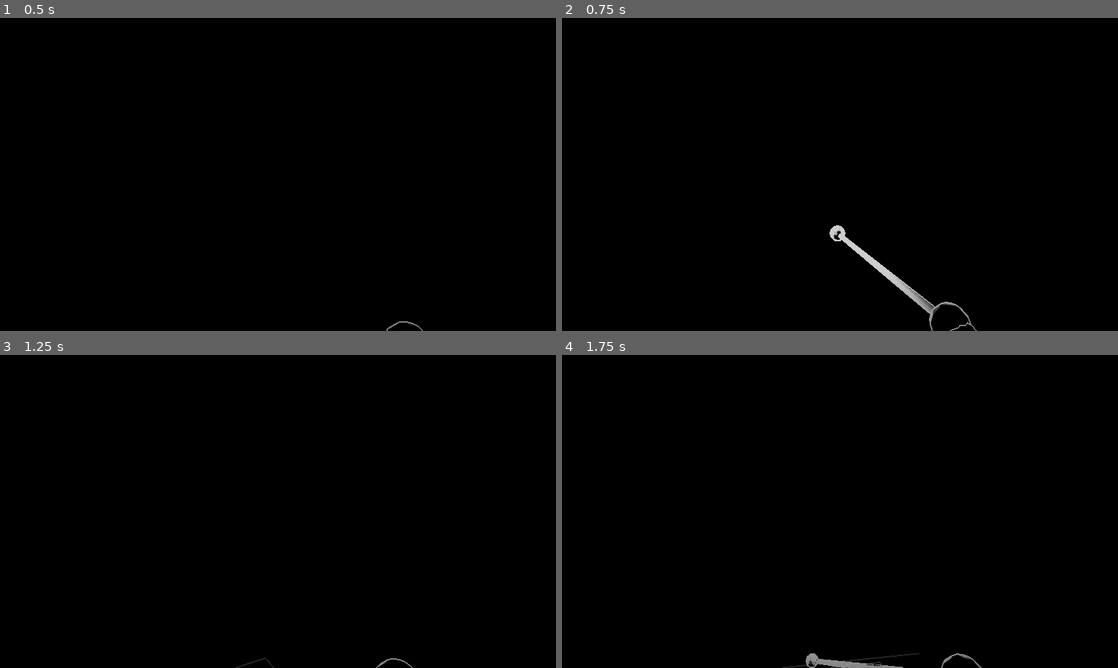
Above: before the commit, frames 1-4 (two rows, left to right).
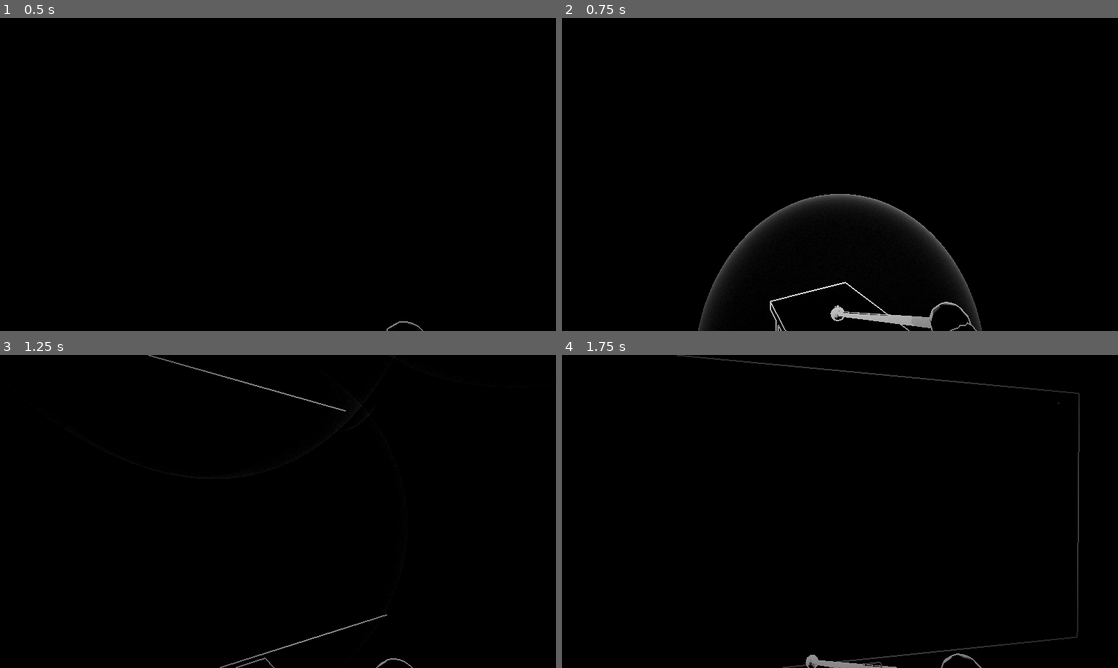
Above: after the commit, the same moments.

Repository: cleveralbatraoz/unseeing
Game: Godot game, scene res://scenes/main.tscn
Two runs of this game, one before a commit and one after it. Both use one fixed random seed, a clock stepped at 60 frames per second and the inputs below.
Inputs (mouse positions are in pixels of both pictures, inside the frame that each line leads up to):
- Up to frame 1 (0.5 s): no input
- Up to frame 2 (0.75 s): tap Enter at 0.5 s; move the mouse to (867, 174) at 0.52 s; hold W (move_forward) from 0.53 s (still down); click (867, 174) at 0.6 s
- Up to frame 3 (1.25 s): keep holding W (move_forward)
- Up to frame 4 (1.75 s): keep holding W (move_forward); move the mouse to (812, 511) at 1.27 s; click (812, 511) at 1.35 s

Frame 1 is identical in both runs. In frame 2, 3.4% of the frame differs, in the area x 24-76%, y 56-100%; in frame 3, 0.3%; in frame 4, 0.8%.

Commit message:
Cane rests on surfaces and taps what it touches; honest echo shadows
The cane tip now settles onto whatever surface it reaches — floor,
tabletop, chair seat — via a shared physics helper (reach forward,
shortened by walls at cane height, then drop to the first support), so
it visibly lies ON furniture instead of truncating at edges. Tapping
strikes the aimed point when the gaze ray connects, otherwise it taps
whatever the cane is resting on — no precision aiming needed to sound
out a table. Reflections now sample only the hemisphere in front of the
struck surface, cast from just off it: rays no longer start inside the
collider and leak echoes into the acoustic shadow. Performance: echoes
and footsteps expire much sooner (both shaders loop live slots per
pixel) and echo caps are tighter.

Diff:
--- a/game/scripts/hero_body.gd
+++ b/game/scripts/hero_body.gd
@@ -88,28 +88,16 @@
 	var hand: Vector3 = v2w.call(0.30 + bx, -0.40 + by - 0.03 * thrust, 0.55 + 0.16 * thrust)
 	var elbow: Vector3 = v2w.call(0.48 + bx * 0.5, -0.64 + by * 0.5, 0.26)
 
-	# rest tip: on the ground ahead (body yaw + sweep), never through a wall
-	var fw := -player.global_transform.basis.z
-	var dir := Vector3(fw.x, 0, fw.z).normalized().rotated(Vector3.UP, _cane_swing * (1.0 - thrust))
-	var from := player.global_position
-	var query := PhysicsRayQueryParameters3D.create(
-		Vector3(from.x, EYE, from.z), Vector3(from.x, EYE, from.z) + dir * 3.4)
-	var hit := player.get_world_3d().direct_space_state.intersect_ray(query)
-	var wall_d := 3.4
-	if hit:
-		wall_d = (hit.position - Vector3(from.x, EYE, from.z)).length()
-	var reach := minf(1.7, wall_d - 0.06)
+	# rest: the tip lies on whatever surface the cane reaches — floor, table,
+	# chair seat — via the shared physics helper; a small hover animates the
+	# sweep so the tip touches down at the extremes like real technique
+	var rest: Dictionary = player.cane_tip_rest(_cane_swing * (1.0 - thrust))
+	var rest_tip: Vector3 = rest.tip
 	var moving := _walk_amp > 0.5
 	var lift := maxf(0.0, 1.0 - absf(_cane_swing) / 0.26) if moving else 0.3
-	var rest_tip := Vector3(from.x + dir.x * reach, 0.03 + 0.14 * lift * (1.0 - thrust), from.z + dir.z * reach)
+	rest_tip.y += 0.12 * lift * (1.0 - thrust)
 	var target: Vector3 = player.tap_target
 	var tip := rest_tip.lerp(target, clampf(thrust, 0.0, 1.0))
-	# the cane is a physical object: clamp the shaft against whatever it
-	# actually touches — tables, chairs, walls — at any height
-	var shaft_q := PhysicsRayQueryParameters3D.create(hand, tip)
-	var shaft_hit := player.get_world_3d().direct_space_state.intersect_ray(shaft_q)
-	if shaft_hit:
-		tip = shaft_hit.position - (tip - hand).normalized() * 0.03
 
 	_cane_mesh.clear_surfaces()
 	_cane_mesh.surface_begin(Mesh.PRIMITIVE_TRIANGLES)
@@ -164,7 +152,7 @@
 	var shoe: Vector3 = _shoe[0 if _step_side < 0 else 1]
 	# footsteps reflect too, weakly — walking quietly sketches what is near
 	pulses.emit_reflecting(2, Vector3(shoe.x, 0.04, shoe.z), 1.6, 4.0, 0.8, now,
-			player.get_world_3d().direct_space_state, 4)
+			player.get_world_3d().direct_space_state, 2, Vector3.UP)
 	_step_side = -_step_side
 	_step_t = 0.42
 
--- a/game/scripts/main.gd
+++ b/game/scripts/main.gd
@@ -95,7 +95,7 @@
 		return
 	_demo_next = now + 4.0   # repeat, so any screenshot timing catches a wave
 	pulses.emit_reflecting(0, Vector3(6.4, 0.8, 4.0), 6.0, 5.5, 1.0, now,
-			player.get_world_3d().direct_space_state, 8)
+			player.get_world_3d().direct_space_state, 8, Vector3(-1, 0, 0))
 
 ## The "hearing" pass: a fullscreen quad glued to the camera. It edge-detects
 ## the data the world pass wrote (reveal / normals / depth) and ray-traces the
--- a/game/scripts/player.gd
+++ b/game/scripts/player.gd
@@ -76,19 +76,46 @@
 	var hit := get_world_3d().direct_space_state.intersect_ray(query)
 	var space := get_world_3d().direct_space_state
 	if hit:
+		# aimed strike: the wave is born exactly where you looked
 		tap_target = hit.position
 		var floorish: bool = hit.normal.y > 0.7 and hit.position.y < 0.2
-		if floorish:
-			pulses.emit_reflecting(0, tap_target, 5.0, 5.5, 0.85, now, space, 8)
-		else:
-			pulses.emit_reflecting(0, tap_target, 6.0, 5.5, 1.0, now, space, 8)
-	elif pitch <= -0.12:
-		var df := minf(1.6, EYE / tan(-pitch))
-		var p := from + flat * df
-		tap_target = Vector3(p.x, 0.02, p.z)
-		pulses.emit_reflecting(0, tap_target, 5.0, 5.5, 0.85, now, space, 8)
+		var r := 5.0 if floorish else 6.0
+		var g := 0.85 if floorish else 1.0
+		pulses.emit_reflecting(0, tap_target, r, 5.5, g, now, space, 6, hit.normal)
+		return
+	var rest := cane_tip_rest(0.0)
+	var raised: bool = rest.supported and rest.tip.y > 0.15
+	if raised or (rest.supported and pitch <= -0.12):
+		# no aim needed: tap whatever the cane is physically resting on —
+		# tabletop, chair seat, or (when looking down) the floor
+		tap_target = rest.tip
+		var r2 := 6.0 if raised else 5.0
+		var g2 := 1.0 if raised else 0.85
+		pulses.emit_reflecting(0, tap_target, r2, 5.5, g2, now, space, 6, Vector3.UP)
 	else:
-		# air swish: the cane still reaches out, but air reflects nothing
+		# air swish: the cane sweeps up through nothing; air reflects nothing
 		var hy := clampf(EYE + tan(pitch) * 1.5, 0.3, 1.7)
 		var p := from + flat * 1.5
 		tap_target = Vector3(p.x, hy, p.z)
+
+## Where the cane tip naturally rests for a given sweep offset: reach forward
+## (walls shorten the reach at cane height), then settle onto the first
+## supporting surface below — floor, tabletop, chair seat. This is the cane
+## "touching" the world; the tap and the visuals both use it.
+func cane_tip_rest(yaw_offset: float) -> Dictionary:
+	var fw := -global_transform.basis.z
+	var dir := Vector3(fw.x, 0, fw.z).normalized().rotated(Vector3.UP, yaw_offset)
+	var space := get_world_3d().direct_space_state
+	var from := Vector3(global_position.x, 0.85, global_position.z)
+	var wall := space.intersect_ray(PhysicsRayQueryParameters3D.create(from, from + dir * 3.4))
+	var wall_d := 3.4
+	if wall:
+		wall_d = (wall.position - from).length()
+	var reach := minf(CANE_REACH, wall_d - 0.06)
+	var px := global_position.x + dir.x * reach
+	var pz := global_position.z + dir.z * reach
+	var down := space.intersect_ray(PhysicsRayQueryParameters3D.create(
+			Vector3(px, 1.05, pz), Vector3(px, -0.1, pz)))
+	if down:
+		return { tip = Vector3(px, down.position.y + 0.02, pz), supported = true }
+	return { tip = Vector3(px, 0.02, pz), supported = false }
--- a/game/scripts/pulses.gd
+++ b/game/scripts/pulses.gd
@@ -66,16 +66,29 @@
 	var omni := beam_dir == Vector3.ZERO
 	dir[slot] = Vector4(beam_dir.x, beam_dir.y, beam_dir.z, -2.0 if omni else cos_half)
 	_t0[slot] = now
-	_end[slot] = now + max_r / speed + 6.0   # ring time + outline fade tail
+	# ring time + outline-fade tail; echoes and footsteps expire sooner so the
+	# live-slot count (which both shaders loop over per pixel) stays small
+	var tail := 6.0
+	if type == 1:
+		tail = 3.5
+	elif type == 2:
+		tail = 2.5
+	_end[slot] = now + max_r / speed + tail
 	_type[slot] = type
 
 ## Emit a primary sound AND schedule its reflections off the environment.
 ## `space` is the physics space to sample; `max_echoes` caps slot pressure.
+## `origin_normal` is the normal of the surface the sound was born on: rays
+## sample only the hemisphere in FRONT of it, cast from just off the surface —
+## otherwise rays start inside the struck collider and leak through into the
+## acoustic shadow, answering from places the wave never reached.
 func emit_reflecting(type: int, at: Vector3, max_r: float, speed: float,
-		gain: float, now: float, space: PhysicsDirectSpaceState3D, max_echoes: int) -> void:
+		gain: float, now: float, space: PhysicsDirectSpaceState3D, max_echoes: int,
+		origin_normal := Vector3.ZERO) -> void:
 	emit(type, at, max_r, speed, gain, now)
 	if space == null:
 		return
+	var origin := at + origin_normal * 0.08
 	# Fibonacci-sphere ray fan: uniform directions, each ray asks the real
 	# colliders what the wave will touch first in that direction
 	const RAYS := 26
@@ -85,11 +98,13 @@
 		var r := sqrt(maxf(0.0, 1.0 - y * y))
 		var phi := float(i) * 2.399963
 		var d3 := Vector3(r * cos(phi), y, r * sin(phi))
-		var query := PhysicsRayQueryParameters3D.create(at, at + d3 * minf(max_r * 0.8, 6.0))
+		if origin_normal != Vector3.ZERO and d3.dot(origin_normal) < 0.05:
+			continue   # into the surface: that direction is the wave's shadow
+		var query := PhysicsRayQueryParameters3D.create(origin, origin + d3 * minf(max_r * 0.8, 6.0))
 		var hit := space.intersect_ray(query)
 		if hit.is_empty():
 			continue
-		var dist: float = (hit.position - at).length()
+		var dist: float = (hit.position - origin).length()
 		if dist < 0.3:
 			continue   # the surface the sound itself was born on
 		# cluster nearby hits so a flat wall answers as a few points, not 26
